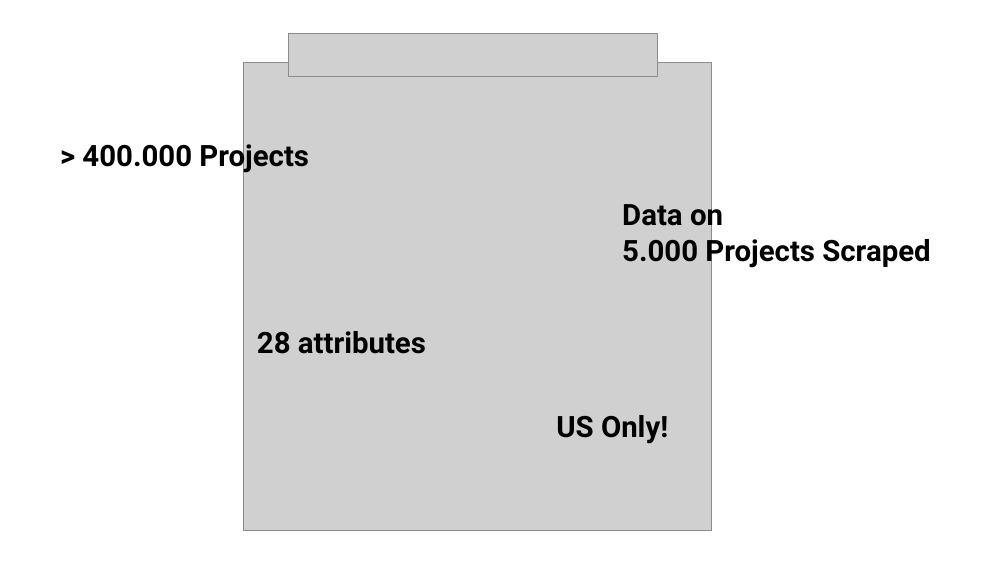
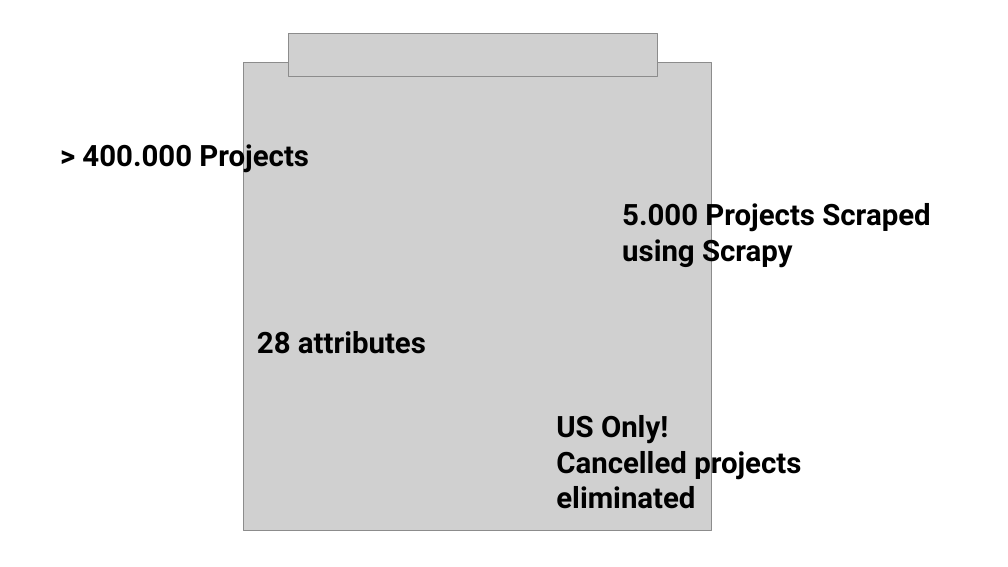
Before and after one commit to Blue0710/KicktraqScraper, a slide deck: slide 3 of ALI HILMI UYSAL_SCRAPING KICKSTARTER.pptx. Drawn at 1008x567 pixels with LibreOffice and Linux fonts; fonts in the diff are those of the drawing; grey boxes stand for pictures; background and template pictures are left out. Boxes give left, top, right and bottom in pixels: in the first picture for what was removed or moved away, otherwise in the second. Text is boxed around its words. In the diff, an @@ line names an element or a change of style, - is before the commit and + after.

```diff
--- a/ALI HILMI UYSAL_SCRAPING KICKSTARTER.pptx
+++ b/ALI HILMI UYSAL_SCRAPING KICKSTARTER.pptx
@@ text at bbox=[622, 198, 930, 268]: text changed @@
-Data on
-5.000 Projects Scraped
+5.000 Projects Scraped using Scrapy
@@ text at bbox=[556, 445, 801, 509]: paragraph added @@
+Cancelled projects eliminated
```
Also in this commit, not shown: 6 other slides changed, 7 slides added, 1 slide removed, 3 other files.
